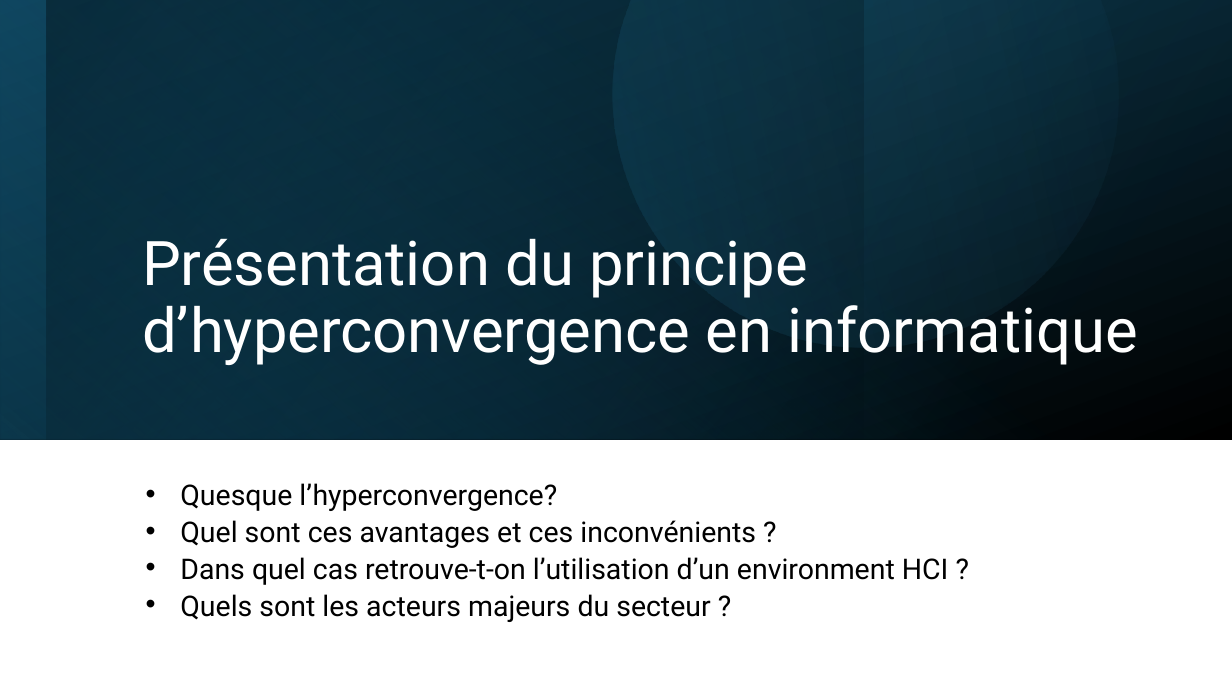
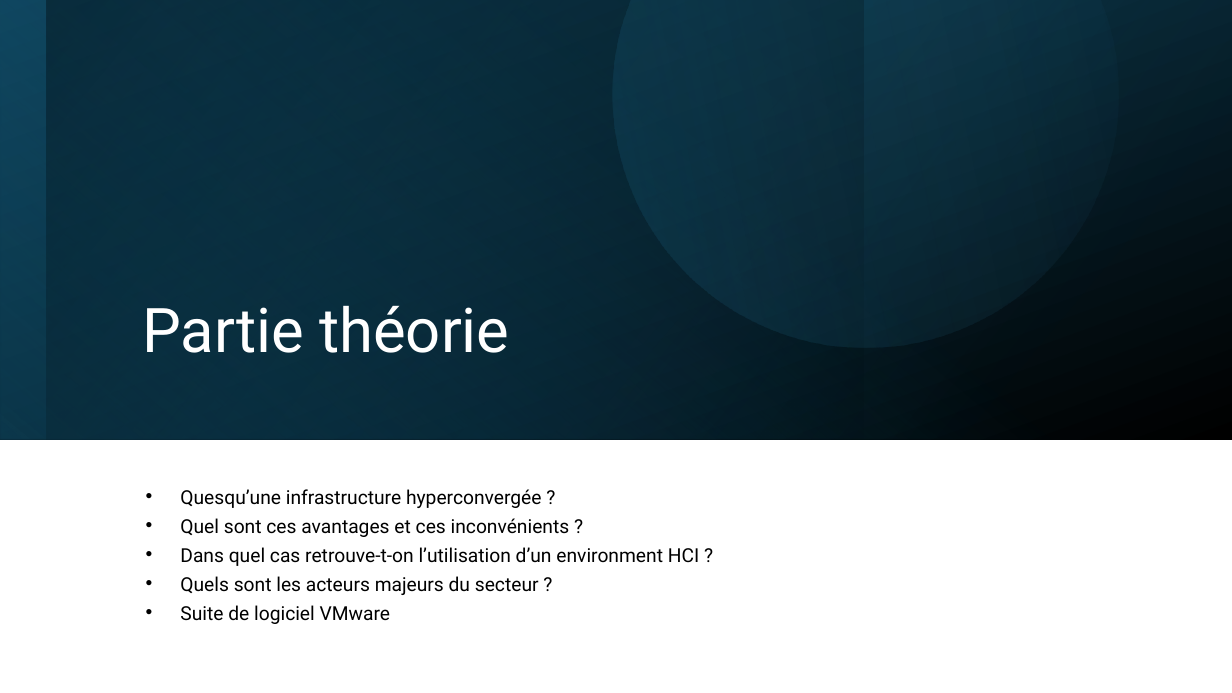
Before and after one commit to Vinc1347900/Stage_Henallux, a slide deck: slide 5 of TFE/DHAIMI_Vincent_PP_TFE.pptx. Drawn at 1232x693 pixels with LibreOffice and Linux fonts; fonts in the diff are those of the drawing. Boxes give left, top, right and bottom in pixels: in the first picture for what was removed or moved away, otherwise in the second. Text is boxed around its words. In the diff, an @@ line names an element or a change of style, - is before the commit and + after.

```diff
--- a/TFE/DHAIMI_Vincent_PP_TFE.pptx
+++ b/TFE/DHAIMI_Vincent_PP_TFE.pptx
@@ title at [142, 305, 509, 353]: text changed @@
-Présentation du principe d’hyperconvergence en informatique
+Partie théorie
@@ text at [180, 489, 542, 508]: text changed; size 22.2 to 15 pt @@
-• Quesque l’hyperconvergence?
+• Quesqu’une infrastructure hyperconvergée ?
@@ text at [180, 518, 699, 595]: size 22.2 to 15 pt in "Quel sont ces avantages et ces inconvénients ...", "Dans quel cas retrouve-t-on l’utilisation d’un environment ...", "Quels sont les acteurs majeurs du secteur ..." @@
@@ text at [180, 605, 390, 624]: paragraph added @@
+• Suite de logiciel VMware
```
Also in this commit, not shown: 11 other slides changed, 4 other files.
